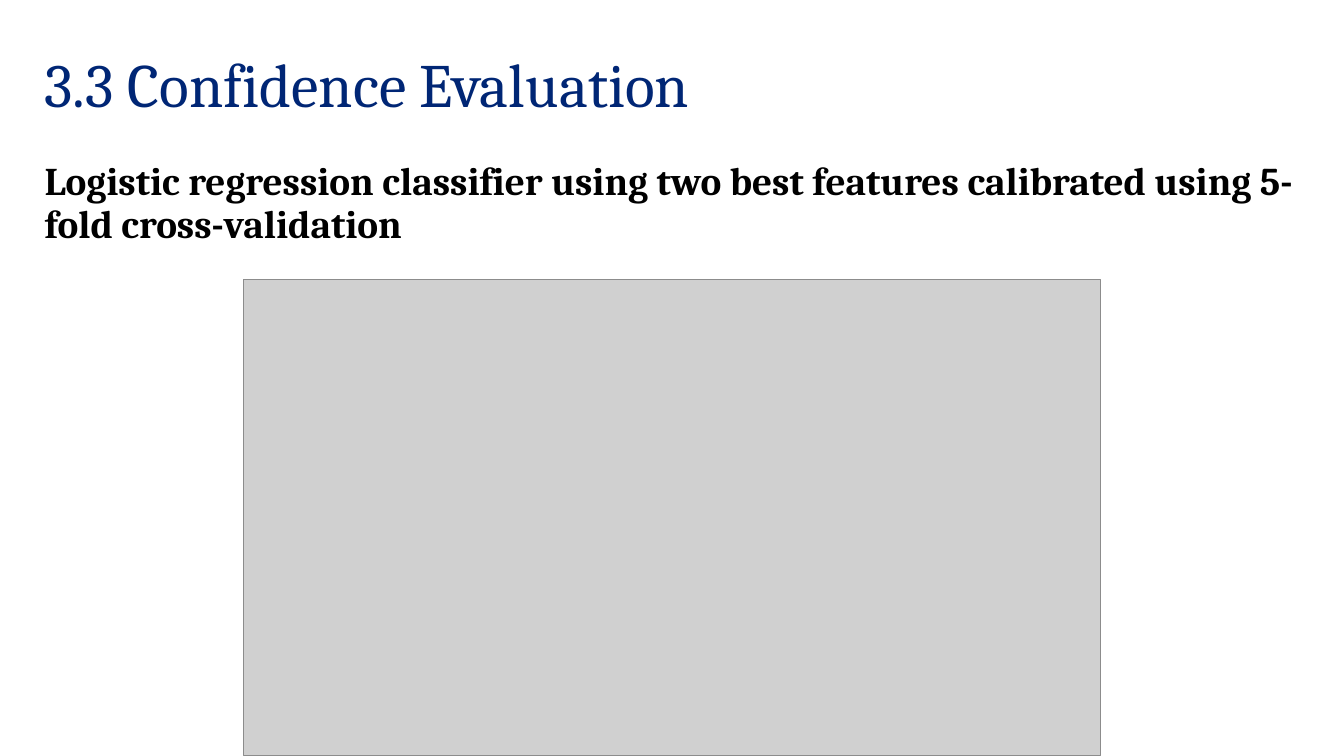
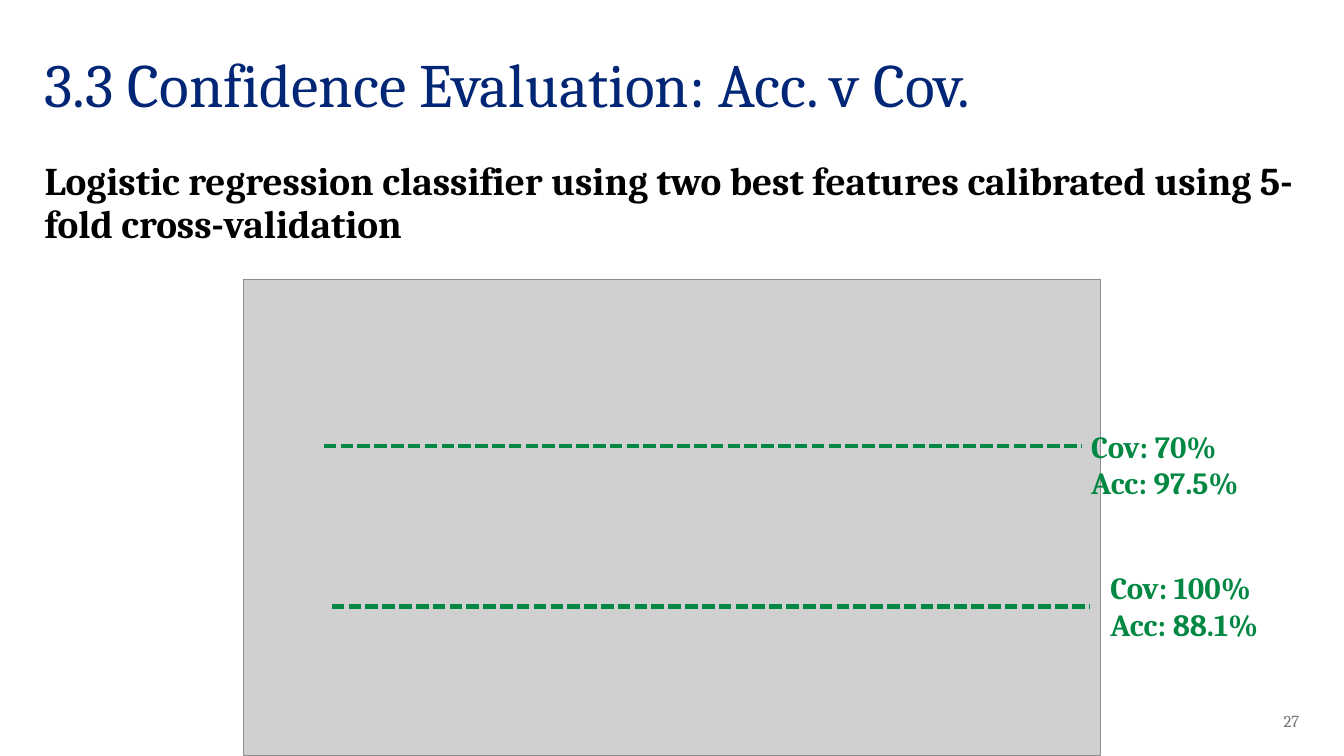
Before and after one commit to sarapohland/radiology_confidence, a slide deck: slide 27 of docs/results.pptx (slide 19 before the commit). Drawn at 1344x756 pixels with LibreOffice and Linux fonts; fonts in the diff are those of the drawing; grey boxes stand for pictures; background and template pictures are left out. Boxes give left, top, right and bottom in pixels: in the first picture for what was removed or moved away, otherwise in the second. Text is boxed around its words. In the diff, an @@ line names an element or a change of style, - is before the commit and + after.

```diff
--- a/docs/results.pptx
+++ b/docs/results.pptx
@@ title at (45, 63, 970, 108): text changed @@
-3.3 Confidence Evaluation
+3.3 Confidence Evaluation: Acc. v Cov.
@@ line added from (324, 446) to (1082, 446), #028842 3 pt dashed @@
@@ text added at (1091, 430, 1239, 502), 22 pt, text #028842, bold @@
+Cov: 70%
+Acc: 97.5%
@@ text added at (1110, 578, 1258, 637), 22 pt, text #028842, bold @@
+Cov: 100%
+Acc: 88.1%
@@ line added from (332, 607) to (1090, 607), #028842 3 pt dashed @@
@@ page number added at (1284, 716, 1300, 727), 12 pt, text #797979 @@
+27
```
Also in this commit, not shown: 24 other slides changed, 13 slides added, 1 slide removed, 58 other files.
